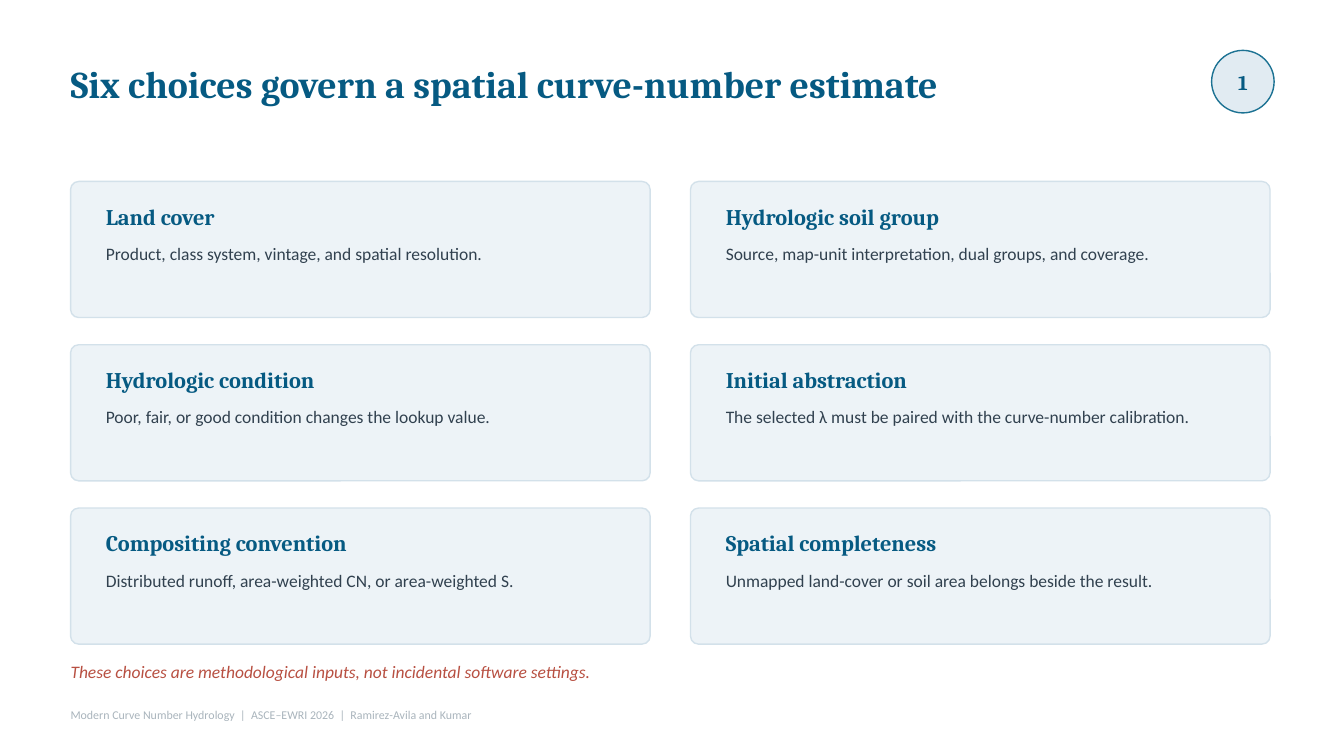
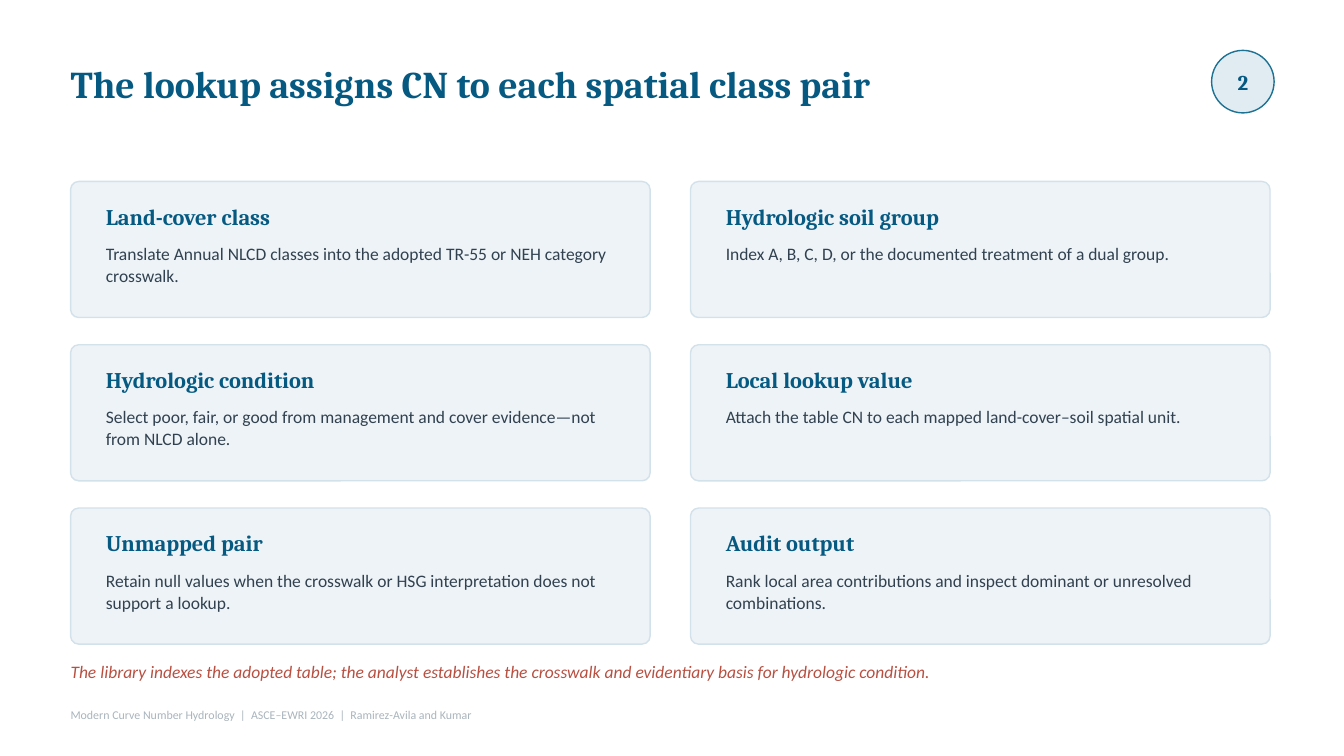
Before and after one commit to skp703/cn-workshop-2026, a slide deck: slide 32 of decks/2026_CN_Workshop_v3.pptx (slide 10 before the commit). Drawn at 1344x756 pixels with LibreOffice and Linux fonts; fonts in the diff are those of the drawing. Boxes give left, top, right and bottom in pixels: in the first picture for what was removed or moved away, otherwise in the second. Text is boxed around its words. In the diff, an @@ line names an element or a change of style, - is before the commit and + after.

```diff
--- a/decks/2026_CN_Workshop_v3.pptx
+++ b/decks/2026_CN_Workshop_v3.pptx
@@ text at bbox=[71, 71, 870, 107]: text changed @@
-Six choices govern a spatial curve-number estimate
+The lookup assigns CN to each spatial class pair
@@ text at bbox=[1238, 75, 1249, 90]: text changed @@
-1
+2
@@ text at bbox=[106, 209, 271, 225]: text changed @@
-Land cover
+Land-cover class
@@ text at bbox=[106, 248, 606, 282]: text changed @@
-Product, class system, vintage, and spatial resolution.
+Translate Annual NLCD classes into the adopted TR-55 or NEH category crosswalk.
@@ text at bbox=[726, 248, 1169, 263]: text changed @@
-Source, map-unit interpretation, dual groups, and coverage.
+Index A, B, C, D, or the documented treatment of a dual group.
@@ text at bbox=[726, 372, 913, 393]: text changed @@
-Initial abstraction
+Local lookup value
@@ text at bbox=[106, 411, 596, 445]: text changed @@
-Poor, fair, or good condition changes the lookup value.
+Select poor, fair, or good from management and cover evidence—not from NLCD alone.
@@ text at bbox=[726, 411, 1181, 426]: text changed @@
-The selected λ must be paired with the curve-number calibration.
+Attach the table CN to each mapped land-cover–soil spatial unit.
@@ text at bbox=[106, 535, 263, 556]: text changed @@
-Compositing convention
+Unmapped pair
@@ text at bbox=[726, 535, 854, 556]: text changed @@
-Spatial completeness
+Audit output
@@ text at bbox=[106, 575, 595, 612]: text changed @@
-Distributed runoff, area-weighted CN, or area-weighted S.
+Retain null values when the crosswalk or HSG interpretation does not support a lookup.
@@ text at bbox=[726, 575, 1192, 609]: text changed @@
-Unmapped land-cover or soil area belongs beside the result.
+Rank local area contributions and inspect dominant or unresolved combinations.
@@ text at bbox=[71, 666, 929, 681]: text changed @@
-These choices are methodological inputs, not incidental software settings.
+The library indexes the adopted table; the analyst establishes the crosswalk and evidentiary basis for hydrologic condition.
```
Also in this commit, not shown: 1 other slide changed, 21 slides added, 5 other files.
